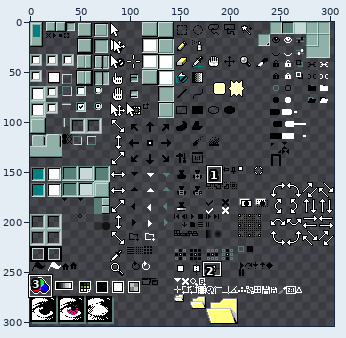
A sprite sheet gets an edit: Aseprite 95/eggplant/sheet.png. The first picture is a wide view before the edit; the outline marks the close-up.
Close-up. Old version:
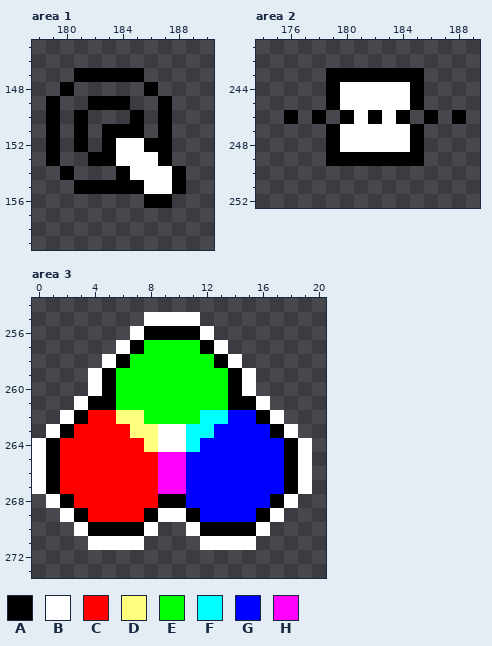
The file is 304x304 pixels. Pixels under 10% opacity are left out. Colours within 5 levels of each other are drawn and written as one. Shown: area 1: x 178..190, y 145..159; area 2: x 174..189, y 241..252; area 3: x 0..20, y 254..273. The commit also changed other parts of the picture, which this record leaves out.
Palette (. is transparent): A #000000  B #ffffff  C #ff0000  D #ffff7d  E #00ff00  F #00ffff  G #0000ff  H #ff00ff
Pixels before, area 1, first column x 179:
147 ..AAAAA...
148 .A.....A..
149 A..AAA..A.
150 A.A...A.A.
151 A.A.AAA.A.
152 A.A.ABBAA.
153 A..AABBBA.
154 .A...ABBBA
155 ..AAAAABBA
156 .......AA.
Pixels before, area 2, first column x 176:
243 ...AAAAAAA...
244 ...ABBBBBA...
245 ...ABBBBBA...
246 A.A.ABABA.A.A
247 ...ABBBBBA...
248 ...ABBBBBA...
249 ...AAAAAAA...
Pixels before, area 3, first column x 0:
255 ........BBBB........
256 .......BAAAAB.......
257 ......BAEEEEAB......
258 .....BAEEEEEEAB.....
259 ....BAEEEEEEEEAB....
260 ....BAEEEEEEEEAB....
261 ...BAAEEEEEEEEAAB...
262 ..BACCDDEEEEFFGGAB..
263 .BACCCCDDBBFFGGGGAB.
264 BACCCCCCDBBFGGGGGGAB
265 BACCCCCCCHHGGGGGGGAB
266 BACCCCCCCHHGGGGGGGAB
267 BACCCCCCCHHGGGGGGGAB
268 .BACCCCCCAAGGGGGGAB.
269 ..BACCCCABBAGGGGAB..
270 ...BAAAAB..BAAAAB...
271 ....BBBB....BBBB....
Once edited:
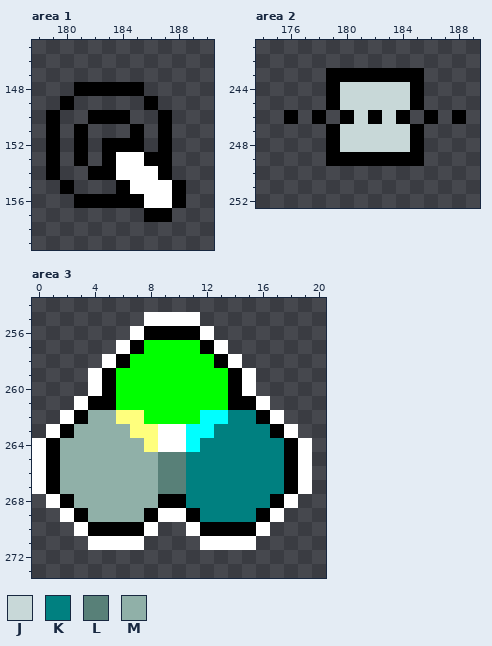
Colours new in this view: J #c8d8d8  K #008080  L #588078  M #90b0a8
What changed:
{"where": "area 1"}
{"y":147,"x":181,"old":"AAAAA","new":"....."}
{"y":148,"x":180,"old":"A.....A","new":".AAAAA."}
{"y":149,"x":179,"old":"A.","new":".A"}
{"y":149,"x":182,"old":"AAA","new":"..."}
{"y":149,"x":186,"old":".A","new":"A."}
{"y":150,"x":181,"old":"A...A","new":".AAA."}
{"y":151,"x":183,"old":"AA","new":".."}
{"y":152,"x":184,"old":"BBA","new":"AA."}
{"y":153,"x":181,"old":".A","new":"A."}
{"y":153,"x":186,"old":"B","new":"A"}
{"y":154,"x":179,"old":".A","new":"A."}
{"y":154,"x":182,"old":"..A","new":"AAB"}
{"y":154,"x":187,"old":"BA","new":"A."}
{"y":155,"x":180,"old":".AAA","new":"A..."}
{"y":155,"x":185,"old":"A","new":"B"}
{"y":156,"x":181,"old":".....AA.","new":"AAAAABBA"}
{"y":157,"x":186,"old":"..","new":"AA"}
{"where": "area 2"}
{"y":244,"x":180,"old":"BBBBB","new":"JJJJJ"}
{"y":245,"x":180,"old":"BBBBB","new":"JJJJJ"}
{"y":246,"x":181,"old":"B","new":"J"}
{"y":246,"x":183,"old":"B","new":"J"}
{"y":247,"x":180,"old":"BBBBB","new":"JJJJJ"}
{"y":248,"x":180,"old":"BBBBB","new":"JJJJJ"}
{"where": "area 3"}
{"y":262,"x":4,"old":"CC","new":"MM"}
{"y":262,"x":14,"old":"GG","new":"KK"}
{"y":263,"x":3,"old":"CCCC","new":"MMMM"}
{"y":263,"x":13,"old":"GGGG","new":"KKKK"}
{"y":264,"x":2,"old":"CCCCCC","new":"MMMMMM"}
{"y":264,"x":12,"old":"GGGGGG","new":"KKKKKK"}
{"y":265,"x":2,"old":"CCCCCCCHHGGGGGGG","new":"MMMMMMMLLKKKKKKK"}
{"y":266,"x":2,"old":"CCCCCCCHHGGGGGGG","new":"MMMMMMMLLKKKKKKK"}
{"y":267,"x":2,"old":"CCCCCCCHHGGGGGGG","new":"MMMMMMMLLKKKKKKK"}
{"y":268,"x":3,"old":"CCCCCC","new":"MMMMMM"}
{"y":268,"x":11,"old":"GGGGGG","new":"KKKKKK"}
{"y":269,"x":4,"old":"CCCC","new":"MMMM"}
{"y":269,"x":12,"old":"GGGG","new":"KKKK"}
{"label":"changed","picture_box":[46,68,186,222]}
{"label":"changed","picture_box":[340,82,410,152]}
{"label":"changed","picture_box":[60,410,284,522]}
